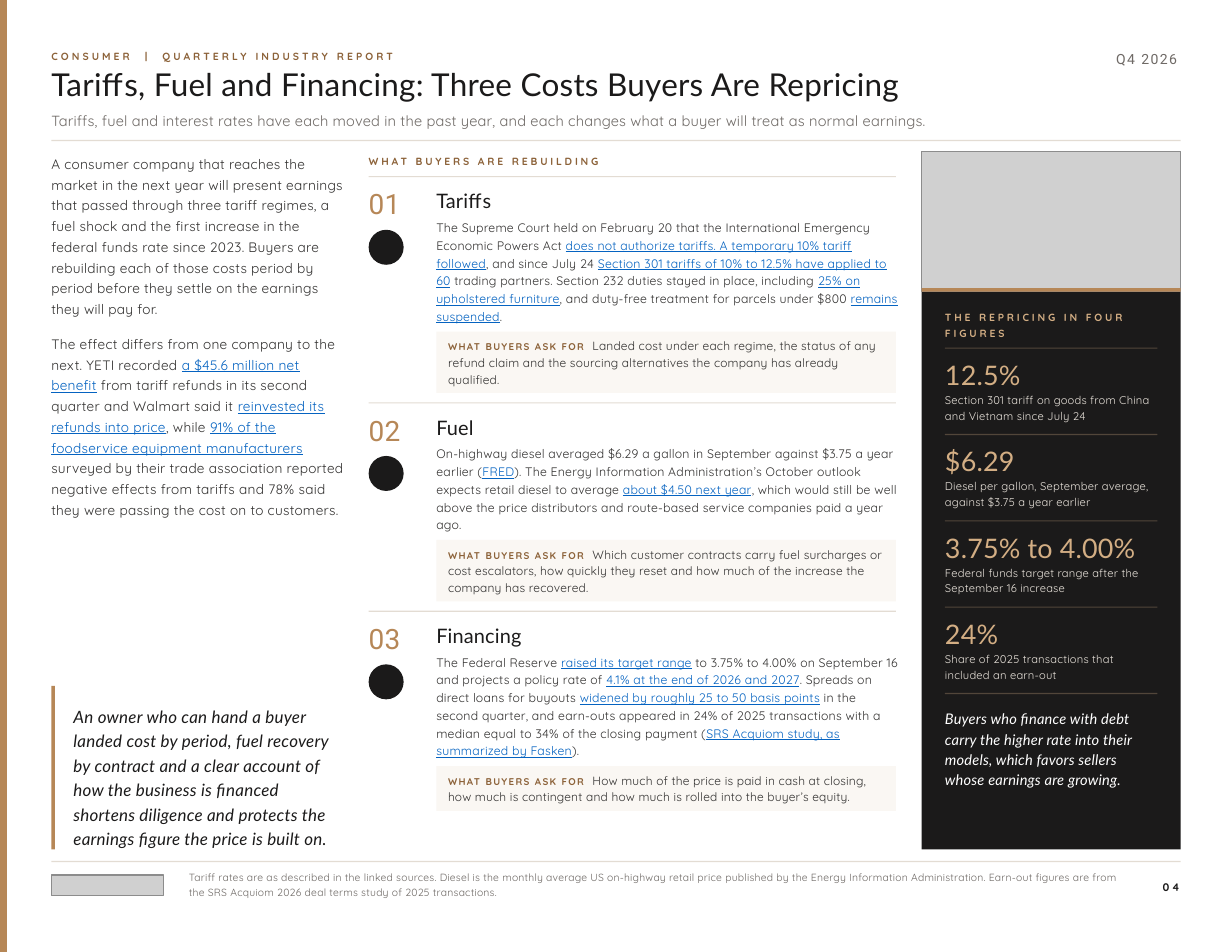
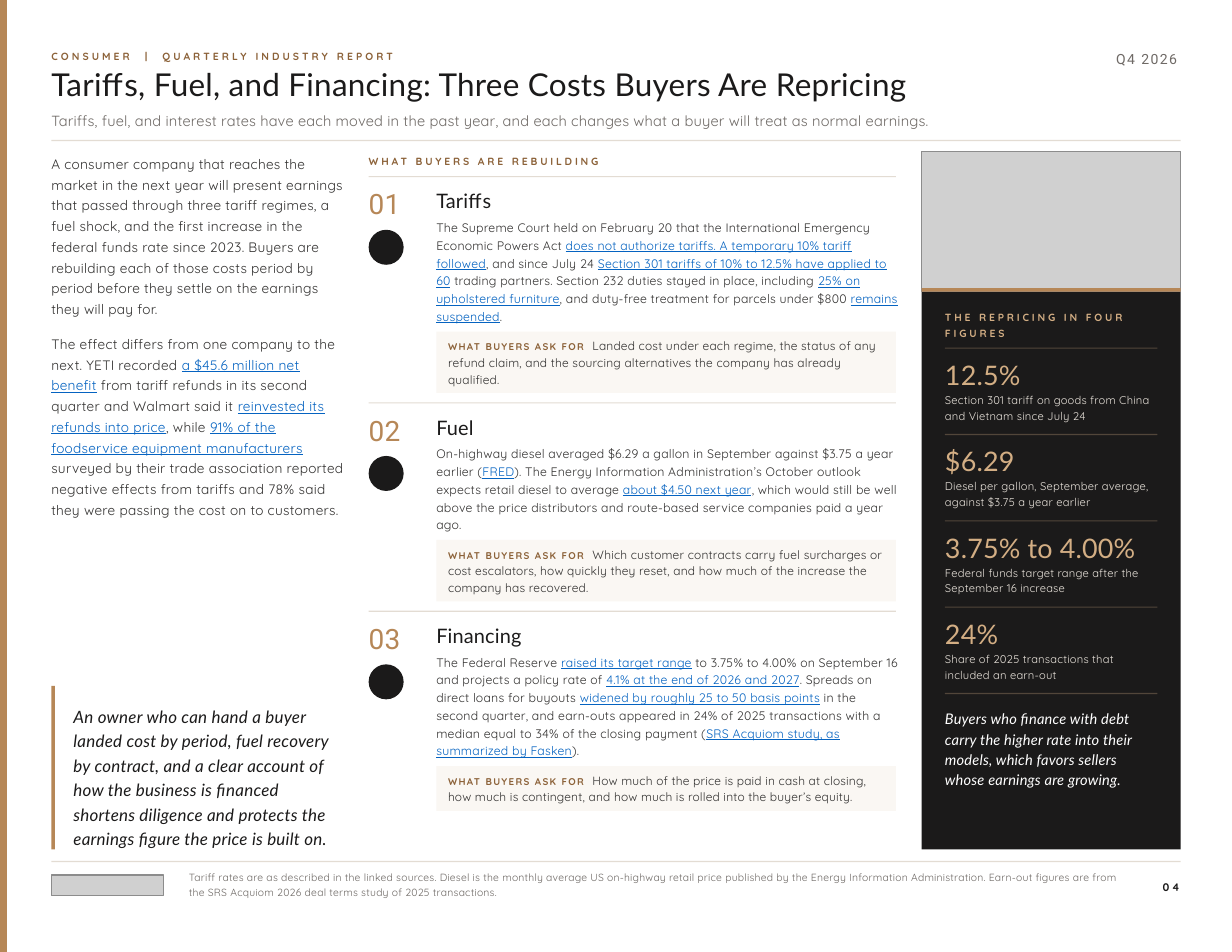
Before and after one commit to jp-hardin/about, a slide deck: slide 4 of mid-market-practice/_build/reports/consumer-q4-2026/brief.pptx. Drawn at 1232x952 pixels with LibreOffice and Linux fonts; fonts in the diff are those of the drawing; grey boxes stand for pictures; background and template pictures are left out. Boxes give left, top, right and bottom in pixels: in the first picture for what was removed or moved away, otherwise in the second. Text is boxed around its words. In the diff, an @@ line names an element or a change of style, - is before the commit and + after.

```diff
--- a/mid-market-practice/_build/reports/consumer-q4-2026/brief.pptx
+++ b/mid-market-practice/_build/reports/consumer-q4-2026/brief.pptx
@@ text at <box>51,73,906,102</box>: text changed @@
-Tariffs, Fuel and Financing: Three Costs Buyers Are Repricing
+Tariffs, Fuel, and Financing: Three Costs Buyers Are Repricing
@@ text at <box>51,115,929,129</box>: text changed @@
-Tariffs, fuel and interest rates have each moved in the past year, and each changes what a buyer will treat as normal earnings.
+Tariffs, fuel, and interest rates have each moved in the past year, and each changes what a buyer will treat as normal earnings.
@@ text at <box>51,159,343,317</box>: text changed @@
-A consumer company that reaches the market in the next year will present earnings that passed through three tariff regimes, a fuel shock and the first increase in the federal funds rate since 2023. Buyers are rebuilding each of those costs period by period before they settle on the earnings they will pay for.
+A consumer company that reaches the market in the next year will present earnings that passed through three tariff regimes, a fuel shock, and the first increase in the federal funds rate since 2023. Buyers are rebuilding each of those costs period by period before they settle on the earnings they will pay for.
@@ text at <box>448,341,875,386</box>: text changed @@
-WHAT BUYERS ASK FOR Landed cost under each regime, the status of any refund claim and the sourcing alternatives the company has already qualified.
+WHAT BUYERS ASK FOR Landed cost under each regime, the status of any refund claim, and the sourcing alternatives the company has already qualified.
@@ text at <box>448,550,882,595</box>: text changed @@
-WHAT BUYERS ASK FOR Which customer contracts carry fuel surcharges or cost escalators, how quickly they reset and how much of the increase the company has recovered.
+WHAT BUYERS ASK FOR Which customer contracts carry fuel surcharges or cost escalators, how quickly they reset, and how much of the increase the company has recovered.
@@ text at <box>73,710,328,848</box>: text changed @@
-An owner who can hand a buyer landed cost by period, fuel recovery by contract and a clear account of how the business is financed shortens diligence and protects the earnings figure the price is built on.
+An owner who can hand a buyer landed cost by period, fuel recovery by contract, and a clear account of how the business is financed shortens diligence and protects the earnings figure the price is built on.
@@ text at <box>448,776,866,804</box>: text changed @@
-WHAT BUYERS ASK FOR How much of the price is paid in cash at closing, how much is contingent and how much is rolled into the buyer’s equity.
+WHAT BUYERS ASK FOR How much of the price is paid in cash at closing, how much is contingent, and how much is rolled into the buyer’s equity.
```
Also in this commit, not shown: 14 other slides changed, 36 other files.
